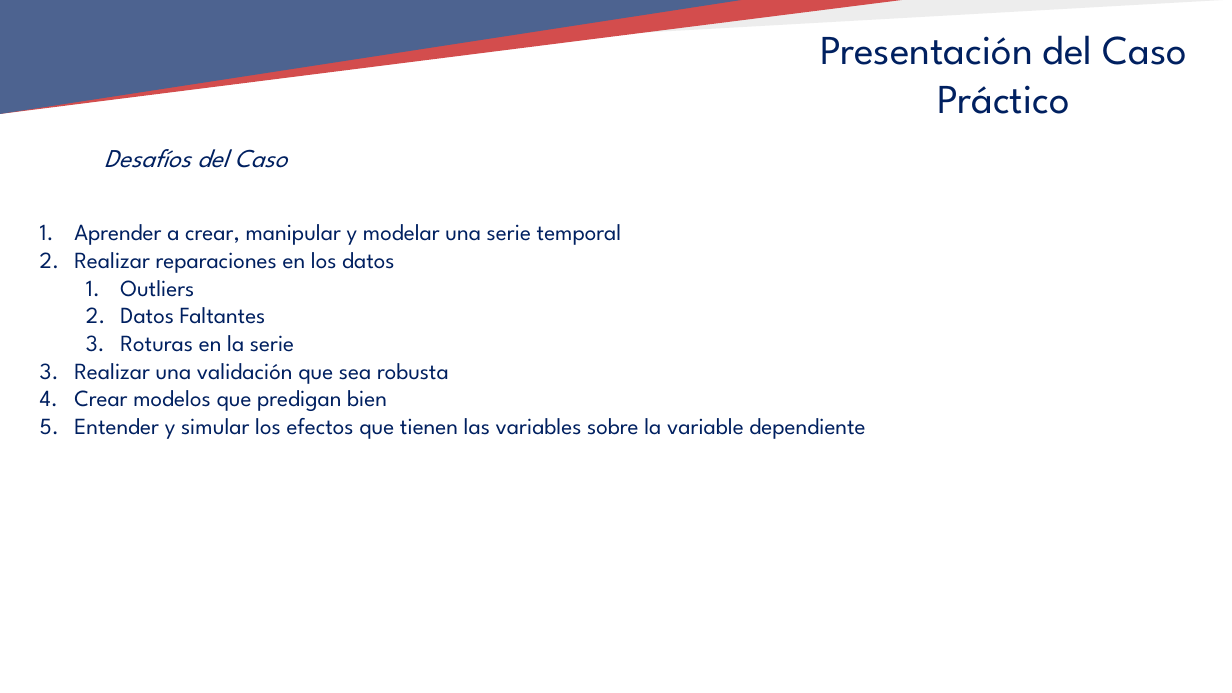
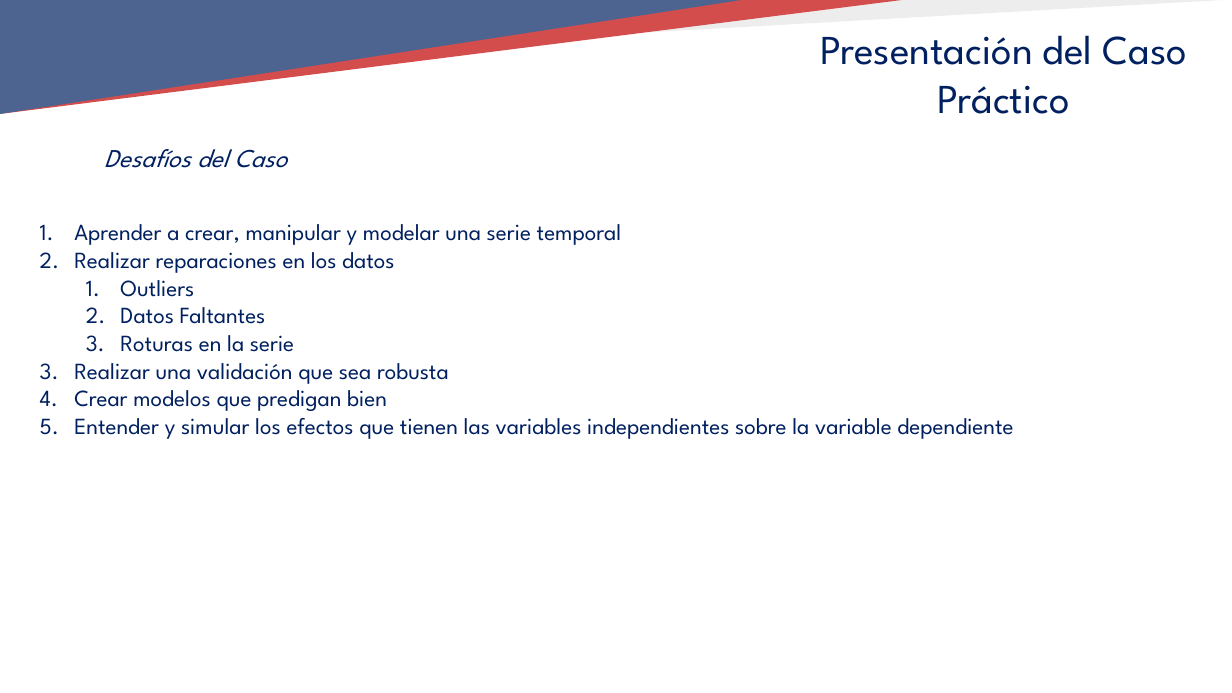
Before and after one commit to TeresaLendez/timeseries_lab-1, a slide deck: slide 10 of 01_INTRODUCTION/01_INTRODUCCION_TSLAB.pptx. Drawn at 1232x693 pixels with LibreOffice and Linux fonts; fonts in the diff are those of the drawing; background and template pictures are left out. Boxes give left, top, right and bottom in pixels: in the first picture for what was removed or moved away, otherwise in the second. Text is boxed around its words. In the diff, an @@ line names an element or a change of style, - is before the commit and + after.

```diff
--- a/01_INTRODUCTION/01_INTRODUCCION_TSLAB.pptx
+++ b/01_INTRODUCTION/01_INTRODUCCION_TSLAB.pptx
@@ text at (74,418,1013,439): text changed @@
-5. Entender y simular los efectos que tienen las variables sobre la variable dependiente
+5. Entender y simular los efectos que tienen las variables independientes sobre la variable dependiente
```
Also in this commit, not shown: 4 other slides changed, 2 slides added, 1 other file.
